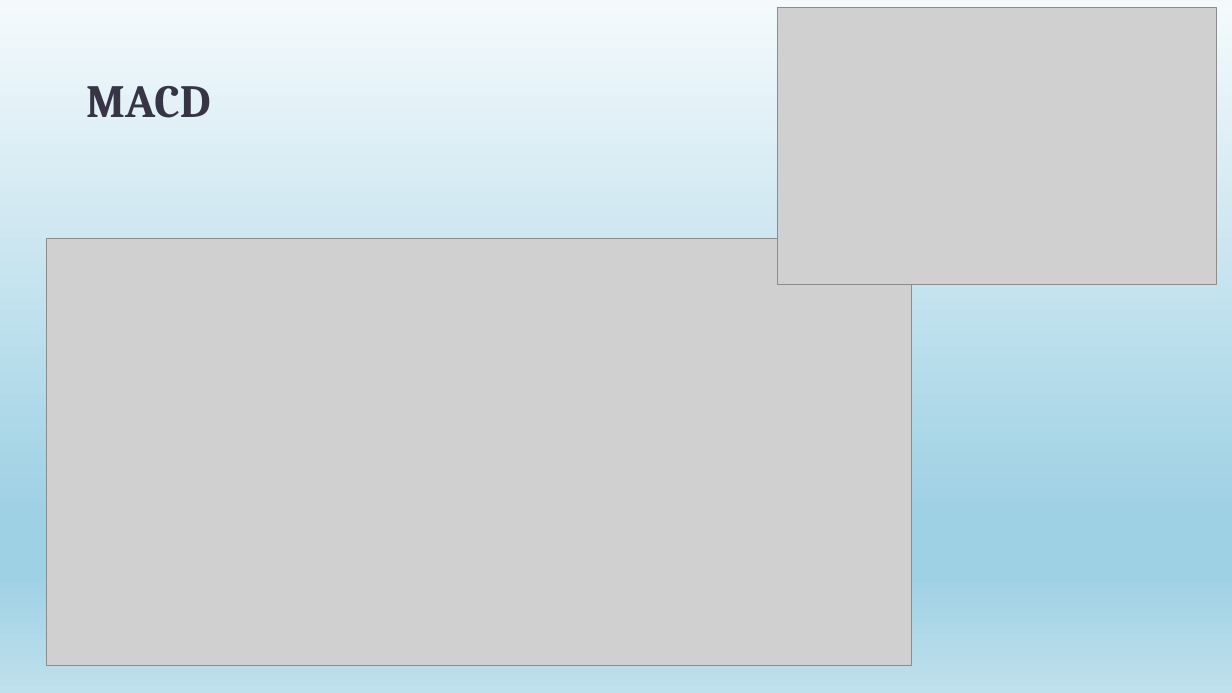
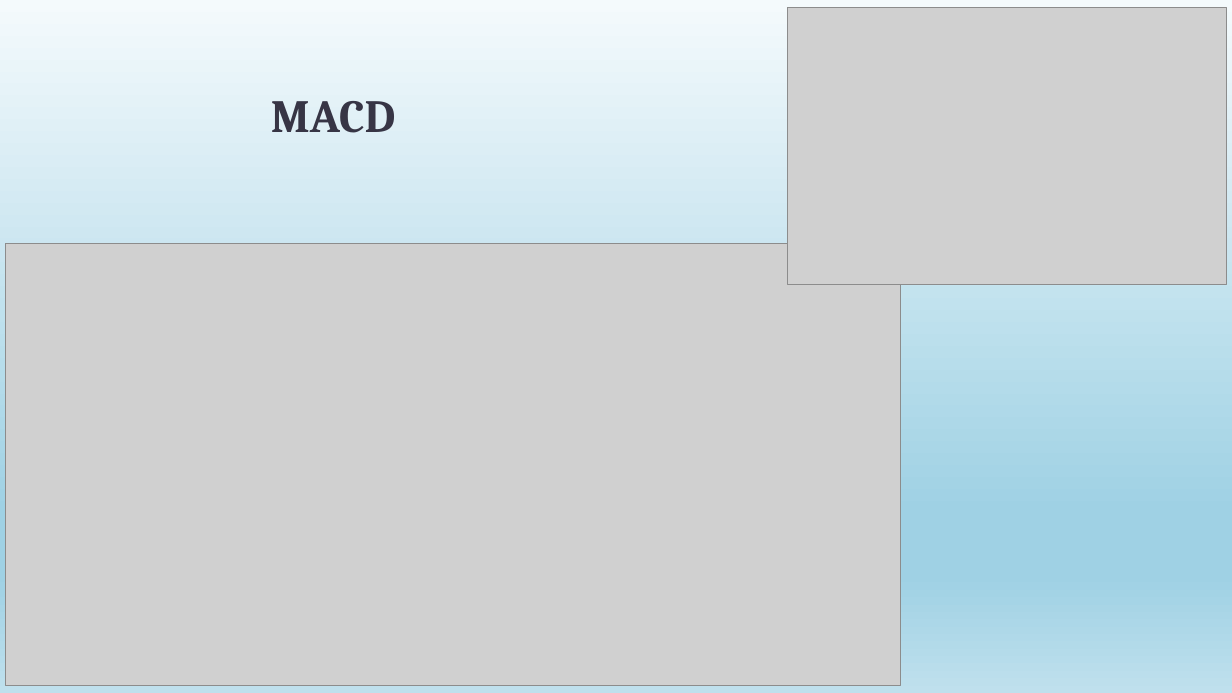
Before and after one commit to JaySiu/Investment-Information-Feed-System, a slide deck: slide 7 of doc/Project Idea Introdution.pptx. Drawn at 1232x693 pixels with LibreOffice and Linux fonts; fonts in the diff are those of the drawing; grey boxes stand for pictures. Boxes give left, top, right and bottom in pixels: in the first picture for what was removed or moved away, otherwise in the second. Text is boxed around its words. In the diff, an @@ line names an element or a change of style, - is before the commit and + after.

```diff
--- a/doc/Project Idea Introdution.pptx
+++ b/doc/Project Idea Introdution.pptx
@@ picture: place and size @@
-picture at (777,7,1216,285)
+picture at (787,7,1226,285)
@@ title "MACD": place and size @@
-title "MACD" at (86,86,210,118)
+title "MACD" at (271,101,395,133)
@@ picture: place and size @@
-picture at (46,238,912,665)
+picture at (6,244,901,686)
```
Also in this commit, not shown: 2 other slides changed, 1 slide added, 15 other files.
